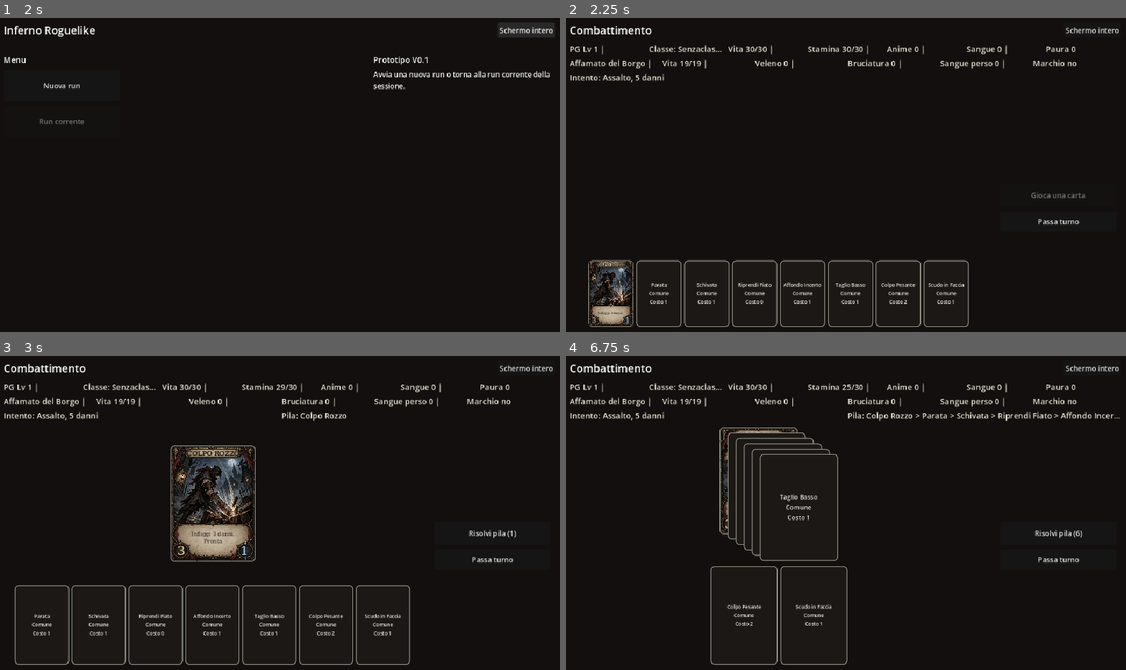
Above: before the commit, frames 1-4 (two rows, left to right).
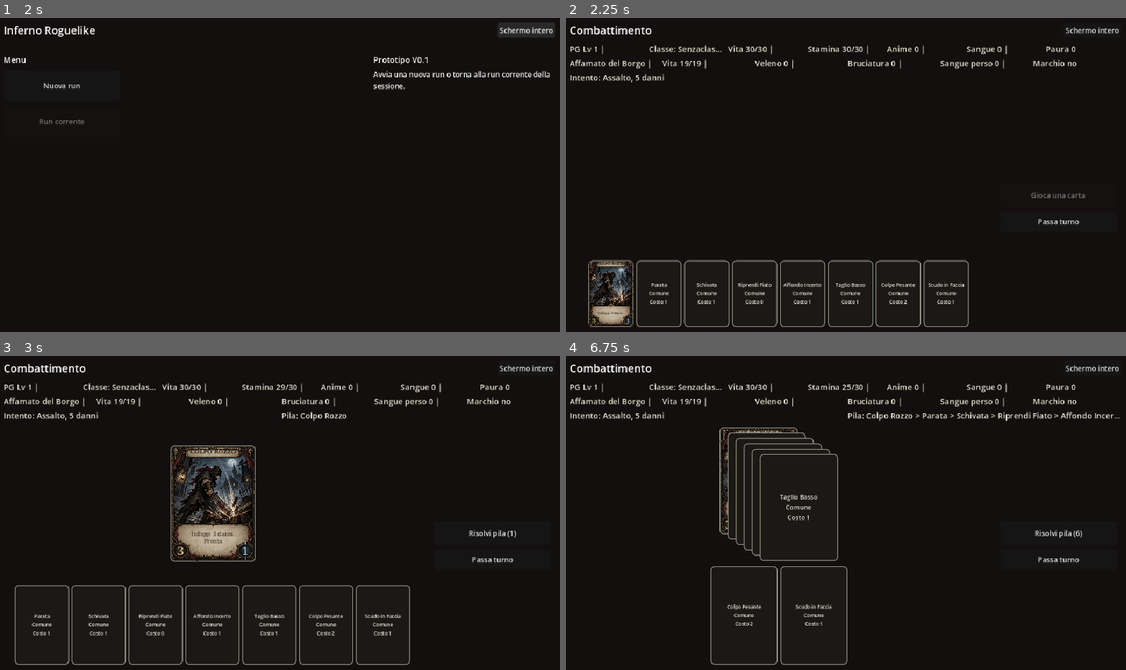
Above: after the commit, the same moments.

Repository: Chivas1504/Gioco
Game: Godot game, scene res://scenes/main.tscn
Same seed, same stepped clock (60 frames per second), same inputs: the game is played once before the commit and once after it.
Inputs:
- Up to frame 1 (2 s): click "Schermo intero" at 0.5 s; click "Finestra" at 1.25 s
- Up to frame 2 (2.25 s): click "Nuova run" at 2 s
- Up to frame 3 (3 s): click "COLPO ROZZO" at 2.75 s
- Up to frame 4 (6.75 s): click "Parata Comune Costo 1" at 3.5 s; click "Schivata Comune Costo 1" at 4.25 s; click "Riprendi Fiato Comune Costo 0" at 5 s; click "Affondo Incerto Comune Costo 1" at 5.75 s; click "Taglio Basso Comune Costo 1" at 6.5 s

Frame 1 is identical in both runs. In frame 2, less than 0.1% of the frame differs, in the area x 4-12%, y 77-98%; in frame 3, 0.2%, in the area x 31-45%, y 29-64%; in frame 4, less than 0.1%.

Commit message:
Centra testo e numeri carta asset

Diff:
--- a/scripts/main.gd
+++ b/scripts/main.gd
@@ -1414,14 +1414,14 @@
 	var cost: int = cost_override if cost_override >= 0 else _get_card_base_cost_for_overlay(card)
 	var damage_text: String = _get_card_damage_text(card, level)
 	var overlay_scale: float = _get_card_overlay_scale(parent)
-	var title_size: int = clampi(roundi(15.0 * overlay_scale), 8, 16)
+	var title_size: int = clampi(roundi(13.0 * overlay_scale), 8, 14)
 	var body_size: int = clampi(roundi(12.0 * overlay_scale), 6, 12)
-	var number_size: int = clampi(roundi(30.0 * overlay_scale), 15, 28)
-
-	_add_card_art_text(parent, title_text.to_upper(), Rect2(0.14, 0.029, 0.72, 0.090), Color(0.18, 0.115, 0.075), title_size, HORIZONTAL_ALIGNMENT_CENTER, VERTICAL_ALIGNMENT_CENTER, "title")
+	var number_size: int = clampi(roundi(27.0 * overlay_scale), 15, 25)
+
+	_add_card_art_text(parent, title_text.to_upper(), Rect2(0.145, 0.018, 0.710, 0.070), Color(0.18, 0.115, 0.075), title_size, HORIZONTAL_ALIGNMENT_CENTER, VERTICAL_ALIGNMENT_CENTER, "title")
 	_add_card_art_text(parent, effect_text, Rect2(0.16, 0.715, 0.68, 0.165), Color(0.105, 0.070, 0.045), body_size, HORIZONTAL_ALIGNMENT_CENTER, VERTICAL_ALIGNMENT_CENTER, "body")
-	_add_card_art_text(parent, damage_text, Rect2(0.025, 0.840, 0.205, 0.145), Color(1.0, 0.93, 0.72), number_size, HORIZONTAL_ALIGNMENT_CENTER, VERTICAL_ALIGNMENT_CENTER, "number")
-	_add_card_art_text(parent, "%d" % cost, Rect2(0.770, 0.840, 0.205, 0.145), Color(0.80, 0.94, 1.0), number_size, HORIZONTAL_ALIGNMENT_CENTER, VERTICAL_ALIGNMENT_CENTER, "number")
+	_add_card_art_text(parent, damage_text, Rect2(0.045, 0.865, 0.145, 0.105), Color(1.0, 0.90, 0.62), number_size, HORIZONTAL_ALIGNMENT_CENTER, VERTICAL_ALIGNMENT_CENTER, "number")
+	_add_card_art_text(parent, "%d" % cost, Rect2(0.810, 0.865, 0.145, 0.105), Color(0.74, 0.90, 1.0), number_size, HORIZONTAL_ALIGNMENT_CENTER, VERTICAL_ALIGNMENT_CENTER, "number")
 
 
 func _get_card_overlay_scale(parent: Control) -> float:
@@ -1460,7 +1460,7 @@
 func _get_card_overlay_font(font_role: String) -> Font:
 	var font: SystemFont = SystemFont.new()
 	if font_role == "number":
-		font.font_names = PackedStringArray(["Georgia", "Palatino Linotype", "Times New Roman", "serif"])
+		font.font_names = PackedStringArray(["Algerian", "Perpetua Titling MT", "Copperplate Gothic Bold", "Cambria", "Georgia", "serif"])
 	elif font_role == "title":
 		font.font_names = PackedStringArray(["Cinzel", "Georgia", "Palatino Linotype", "Times New Roman", "serif"])
 	else:
